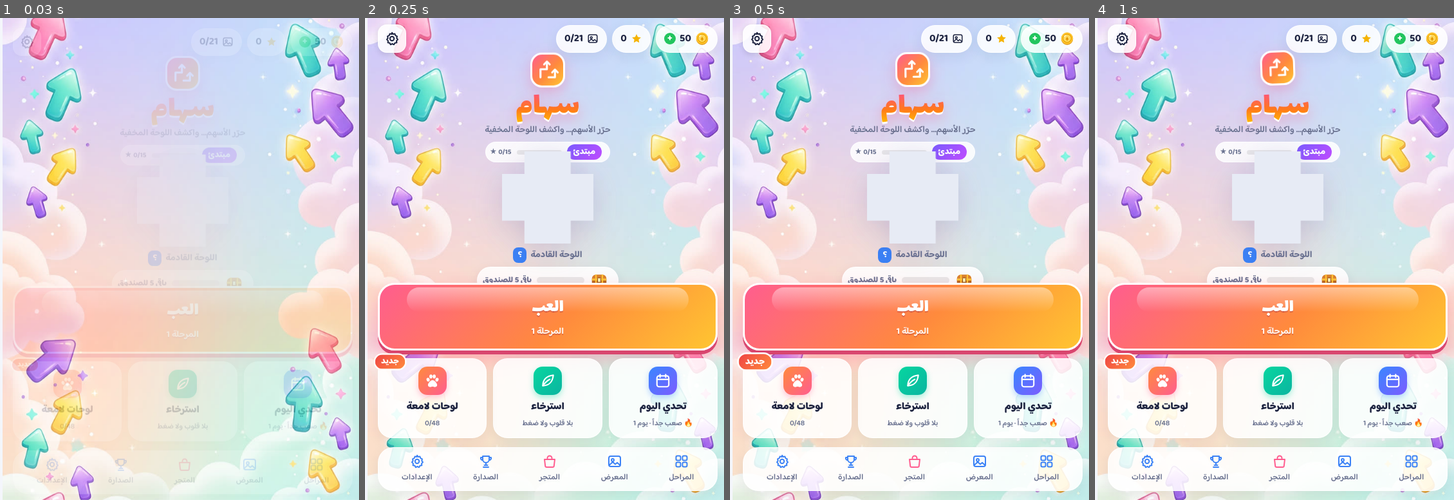
Above: before the commit, frames 1-4 (left to right).
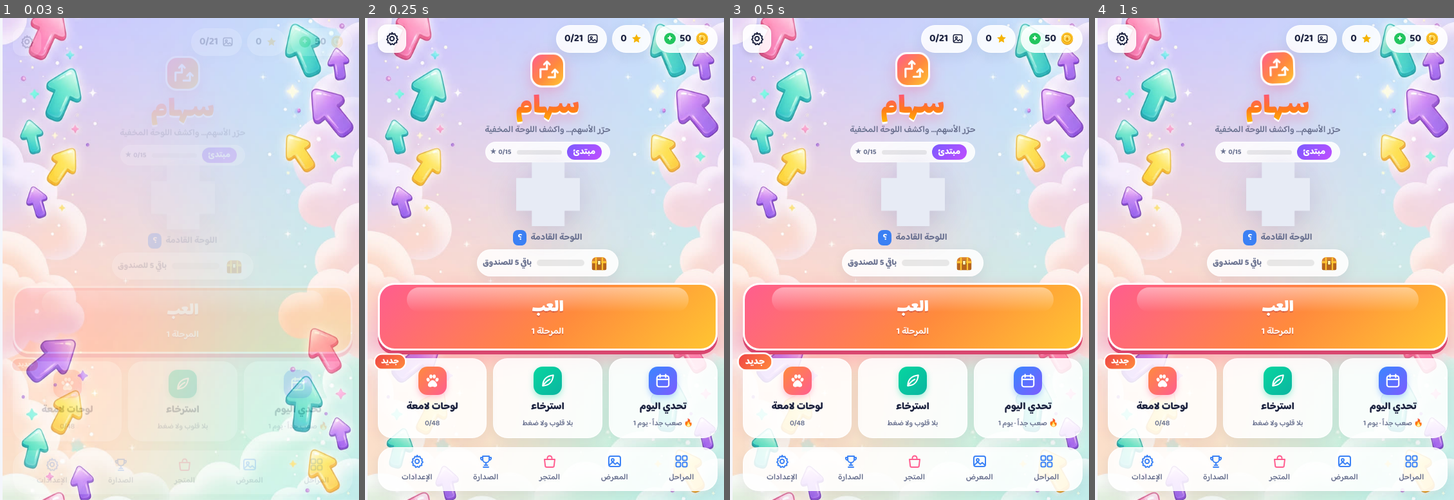
Above: after the commit, the same moments.

Repository: muhammedkado/siham-game
Game: browser game, page index.html
Same seed, same stepped clock (60 frames per second), same inputs: the game is played once before the commit and once after it.
Inputs (mouse positions are in pixels of both pictures, inside the frame that each line leads up to; where the layout moved, square brackets give the same spot in the first picture):
- Up to frame 1 (0.03 s): no input
- Up to frame 2 (0.25 s): no input
- Up to frame 3 (0.5 s): click (913, 191) [913, 196] at 0.27 s
- Up to frame 4 (1 s): no input

The runs differ from the first frame. In frame 1, 0.4% of the frame differs, in the area x 32-68%, y 28-56%; in frame 2, 2.6%, in the area x 31-71%, y 27-55%; in frame 3, 2.6%; in frame 4, 2.6%.

Commit message:
v3.0: chest bar no longer hides under Play button (mystery art shrinks on short screens / with banner)
Co-Authored-By: Claude Sonnet 5.5 <noreply@anthropic.com>

Diff:
--- a/css/style.css
+++ b/css/style.css
@@ -502,3 +502,24 @@
 #game .bar .nudge #nudge-t{display:-webkit-box;-webkit-line-clamp:2;-webkit-box-orient:vertical;overflow:hidden}
 #game .bar .nudge .nudge-ic{width:24px;height:24px;font-size:14px}
 @keyframes nudgeBar{from{opacity:0;transform:translateY(-50%) scale(.9)}to{opacity:1;transform:translateY(-50%)}}
+
+/* v3.0: الصورة الغامضة تصغر عند ضيق الشاشة (أو ظهور البانر) بدل أن يتسرب الصندوق تحت زر اللعب */
+.mystery{min-height:0;overflow:visible}
+.mystery>*{flex-shrink:0}
+.mystery canvas{flex:0 1 auto;aspect-ratio:1/1;width:auto;max-width:none;max-height:none;min-height:36px;height:min(40vw,170px,19vh)}
+@media (max-height:700px){.mystery canvas{height:min(34vw,15vh)}}
+@media (max-height:680px){
+  .tagline,.mystery-label{display:none}
+  .logo h1{font-size:36px;margin:2px 0 0}
+  .btn-primary.big{padding:10px;font-size:22px}
+  .mode-row{margin-top:8px;gap:8px}
+  .mode-card{padding:8px 8px;gap:1px;font-size:15px}
+  .bottom-nav{margin-top:8px;padding:3px}
+  .bottom-nav button{padding:3px 12px}
+  .mystery{gap:4px}
+}
+@media (max-height:580px){
+  .rank{display:none}
+  .mode-card small{display:none}
+}
+.mystery{padding-bottom:10px}
--- a/index.html
+++ b/index.html
@@ -226,7 +226,7 @@
       <a class="set-row" id="set-policy" href="https://muhammedkado.github.io/siham-game/privacy.html" target="_blank" rel="noopener"><span data-i18n="privacyPolicy"></span><b>›</b></a>
       <a class="set-row apk-row hidden" id="set-apk" href="siham.apk" download="siham.apk"><span><span data-i18n="getApk"></span><small data-i18n="getApkSub"></small></span><b>⬇</b></a>
       <button class="btn-danger" id="set-reset" data-i18n="reset"></button>
-      <p class="version">Siham 2.9</p>
+      <p class="version">Siham 3.0</p>
     </div>
   </section>
 
Not shown, changed: siham.apk
